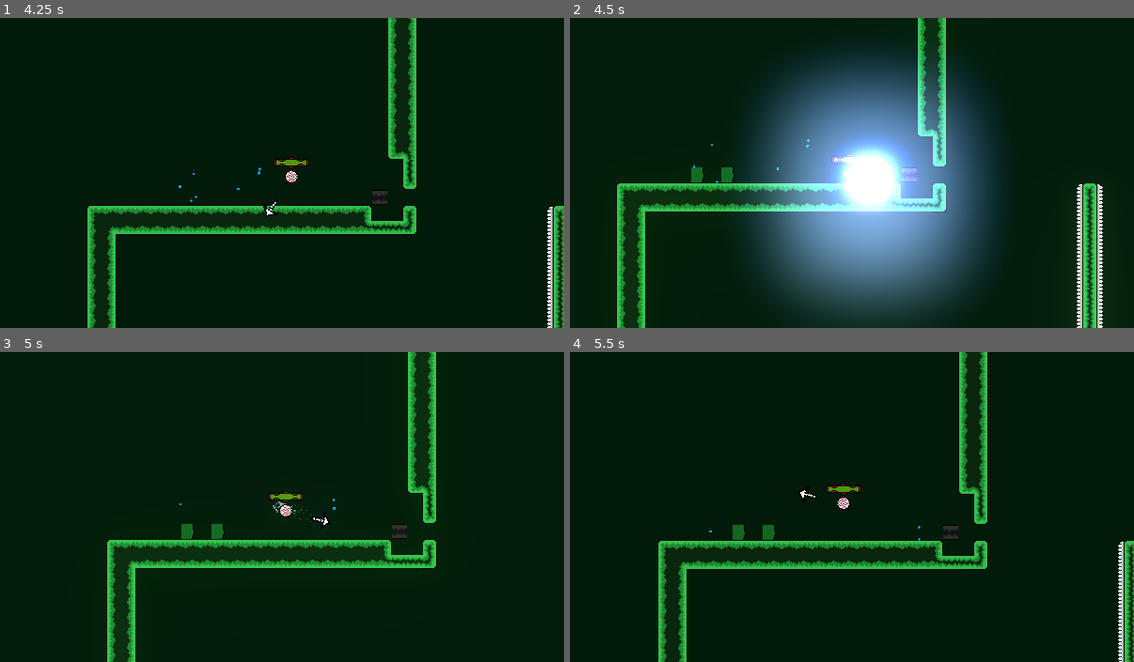
Above: before the commit, frames 1-4 (two rows, left to right).
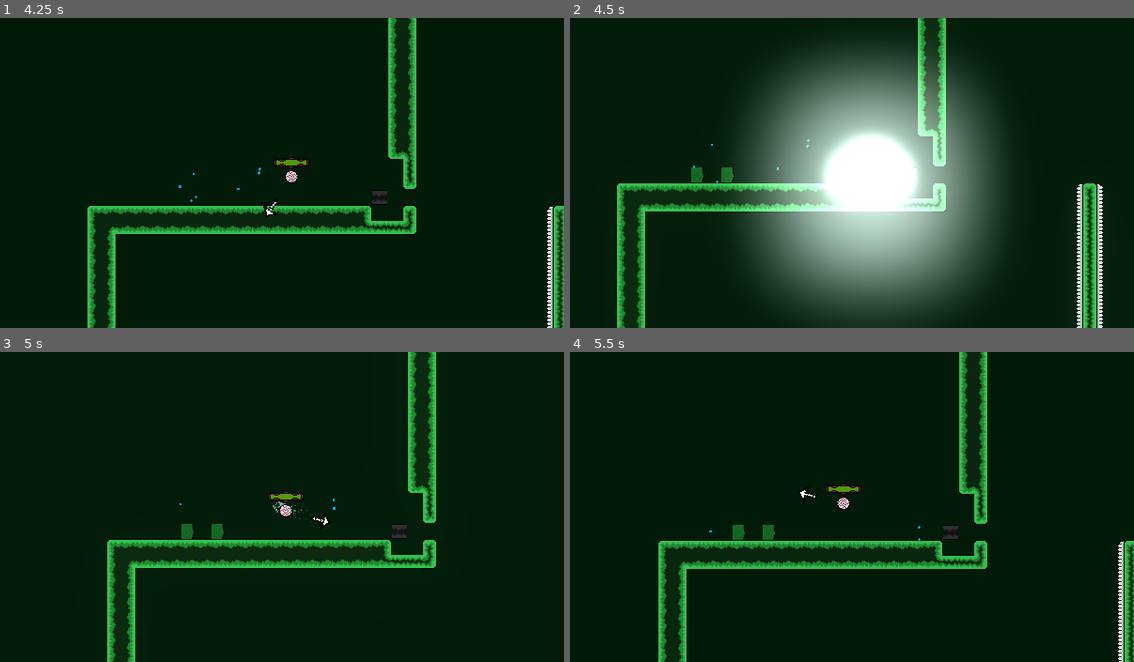
Above: after the commit, the same moments.

Repository: epimetheusgames/EyeSore
Game: Godot game, scene res://MainMenu.tscn
Same seed, same stepped clock (60 frames per second), same inputs: the game is played once before the commit and once after it.
Inputs (mouse positions are in pixels of both pictures, inside the frame that each line leads up to):
- Up to frame 1 (4.25 s): click (293, 142) at 0.5 s; tap Enter (ui_accept) at 1.25 s; move the mouse to (406, 157) at 1.27 s; hold D (movement_right) 1.28-2.78 s; click (406, 157) at 1.35 s; tap Space (movement_jump) at 1.52, 2.27, 3.77 s; move the mouse to (169, 188) at 2.02 s; right-click (169, 188) at 2.1 s; move the mouse to (338, 104) at 2.77 s; hold A (movement_left) 2.78-3.53 s; tap Alt (self_destruct) at 2.85 s; move the mouse to (253, 235) at 3.52 s; hold D (movement_right) from 3.53 s (still down); click (253, 235) at 3.6 s
- Up to frame 2 (4.5 s): keep holding D (movement_right); move the mouse to (1021, 219) at 4.27 s; right-click (1021, 219) at 4.35 s
- Up to frame 3 (5 s): keep holding D (movement_right); tap Space (movement_jump) at 4.52 s
- Up to frame 4 (5.5 s): move the mouse to (682, 460) at 5.02 s; release D (movement_right) at 5.03 s; hold A (movement_left) from 5.03 s (still down); tap Alt (self_destruct) at 5.1 s; tap Space (movement_jump) at 5.27 s

Frame 1 is identical in both runs. In frame 2, 25% of the frame differs, in the area x 32-76%, y 11-86%; in frame 3, less than 0.1%; in frame 4, nothing differs.

Commit message:
messed around with some stuff, made a few minor improvements, but there is now a weird bug that started where the death anim timer keeps counting down, im noit sure what's causing it, but it causes the player movement to glitch out after you die once

Diff:
--- a/OGPC_Project_Native_Directory/Player.gd
+++ b/OGPC_Project_Native_Directory/Player.gd
@@ -14,7 +14,7 @@
 var land_sfx_cooldown = false
 
 var knockback_direction = 0
-export var shockwave_knockback_strength = Vector2(480, 380)
+export var shockwave_knockback_strength = Vector2(480, 410)
 var knockback_force = 0
 
 # the Vector2 for the player's velocity
@@ -99,7 +99,7 @@
 
 	# if the player is pressing jump and the player is on the ground, jump, and if the player releases the jump button before the apex of the jump, start decelerating the player's y speed by the low_jump_deceleration_speed variable
 
-	if $Death_Animation_Timer.time_left >= 0:
+	if $Death_Animation_Timer.time_left == 0:
 		if Input.is_action_just_pressed("movement_jump") and ground_buffer > 0:
 			# play jump SFX
 			get_node("/root/MainMenuRootNode/Jump_SFX_Player").play()
@@ -124,7 +124,7 @@
 		current_speed = velocity.x * -1
 
 	# don't apply gravity if the player is dead, that way the camera stays in place
-	if $Death_Animation_Timer.time_left <= 0:
+	if $Death_Animation_Timer.time_left == 0:
 		# if the bool fastfall is true, if the player's y velocity is less than the max fall speed * 1.5 apply gravity, this  …(188 unchanged characters)…
 		if fastfall == true:
 			if velocity.y < max_fall_speed * 1.5:
@@ -272,7 +272,7 @@
 
 func _on_Area2D_body_entered(body):
 	# check if body is spikes and the player is not already dead
-	if "Spikes" in body.name and $Death_Animation_Timer.time_left == 0:
+	if "Spikes" in body.name and $Death_Animation_Timer.time_left <= 0:
 		# start the timer for respawn to allow the death animation to play
 		$Death_Animation_Timer.start(1)
 		# play the death sfx and hide the player to replace it with the death particles
--- a/OGPC_Project_Native_Directory/Player_Bullet_Shockwave.gd
+++ b/OGPC_Project_Native_Directory/Player_Bullet_Shockwave.gd
@@ -1,7 +1,7 @@
 extends Area2D
 
 var grow = 0.001
-var grow_amount = 0.9
+var grow_amount = 1.1
 var speedup_timer = 18
 var player_use_timer = 20
 var despawn_timer = 40
@@ -23,7 +23,7 @@
 		self.scale += Vector2(6, 6)
 		$Sprite.modulate = Color(1, 1, 1, 1)
 
-	if player_use_timer <= 0:
+	if player_use_timer <= 0 or player_hit == true:
 		used = true
 	else:
 		used = false
@@ -35,7 +35,7 @@
 		player_use_timer -= 1
 	elif used == true:
 		player_hit = true
-		grow_amount = 4.9
+		grow_amount = 4.8
 		self.scale = Vector2(grow, grow)
 		grow += grow_amount
 
--- a/OGPC_Project_Native_Directory/Player_Bullet_Shockwave.tscn
+++ b/OGPC_Project_Native_Directory/Player_Bullet_Shockwave.tscn
@@ -37,6 +37,7 @@
 one_shot = true
 speed_scale = 2.0
 explosiveness = 0.94
+local_coords = false
 process_material = ExtResource( 3 )
 texture = ExtResource( 4 )
 
--- a/OGPC_Project_Native_Directory/Shockwave_Explosion_Particles.tres
+++ b/OGPC_Project_Native_Directory/Shockwave_Explosion_Particles.tres
@@ -4,14 +4,14 @@
 
 [sub_resource type="Curve" id=1]
 max_value = 100.0
-_data = [ Vector2( 0, 22.9545 ), 0.0, 0.0, 0, 0, Vector2( 0.993243, 7.5 ), 0.0, 0.0, 0, 0 ]
+_data = [ Vector2( 0, 22.9545 ), 0.0, 0.0, 0, 0, Vector2( 0.97973, 35.7955 ), 0.0, 0.0, 0, 0 ]
 
 [sub_resource type="CurveTexture" id=2]
 curve = SubResource( 1 )
 
 [sub_resource type="Curve" id=3]
 max_value = 10.0
-_data = [ Vector2( 0, 2.76136 ), 0.0, 0.0, 0, 0, Vector2( 0.986486, 1.30682 ), 0.0, 0.0, 0, 0 ]
+_data = [ Vector2( 0, 2.76136 ), 0.0, 0.0, 0, 0, Vector2( 1, 4.04545 ), 0.0, 0.0, 0, 0 ]
 
 [sub_resource type="CurveTexture" id=4]
 curve = SubResource( 3 )
@@ -25,7 +25,7 @@
 direction = Vector3( 0, 0, 0 )
 spread = 180.0
 gravity = Vector3( 0, 0, 0 )
-initial_velocity = 195.0
+initial_velocity = 100.0
 initial_velocity_random = 0.42
 angular_velocity_random = 0.2
 orbit_velocity = 0.0
--- a/OGPC_Project_Native_Directory/Shockwave_Glow.tres
+++ b/OGPC_Project_Native_Directory/Shockwave_Glow.tres
@@ -3,7 +3,7 @@
 [resource]
 background_mode = 4
 glow_enabled = true
-glow_intensity = 1.4
+glow_intensity = 0.63
 glow_bloom = 0.01
 glow_blend_mode = 0
 glow_bicubic_upscale = true
